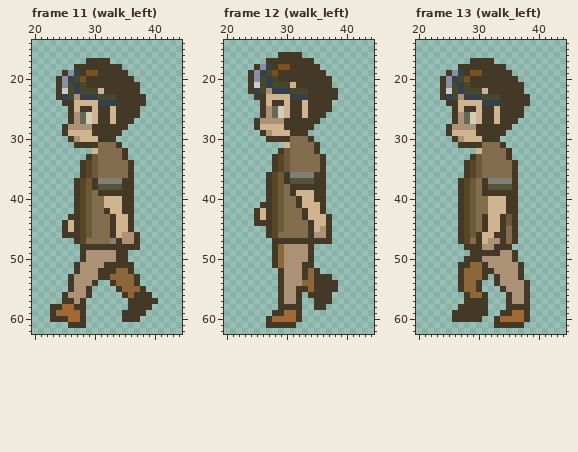
Edited in one commit: pixel-art file (Assets/Sprites/Ase/character.aseprite). The picture above was drawn from the file before the commit.
64x64 pixels, 65 frames. Shown: frame 11 (walk_left): x 20..44, y 14..62; frame 12 (walk_left): x 20..44, y 14..62; frame 13 (walk_left): x 20..44, y 14..62. The commit also changed other frames, which this record leaves out.
After the commit:
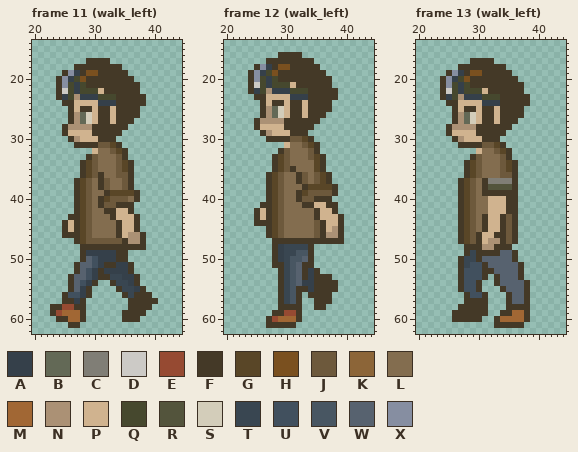
Palette (. is transparent): A #35404a  B #636956  C #807e76  D #cccac6  E #964a32  F #443927  G #594627  H #7a501f  J #6d593c  K #8c6538  L #836d4f  M #a16734  N #ab9175  P #d0b38f  Q #46482e  R #53543c  S #d3cdba  T #394651  U #41505e  V #485662  W #57626f  X #868ea1
From old to new:
--- frame 11 (walk_left)
@@ x 20..44 @@
 30 ......FNPPPFFF...........
-31 .......FFFFLLLF..........
-32 ..........PLLLLF.........
-33 .........FJLLLLF.........
-34 ........FGJLLLLLF........
-35 ........FGJLLLLLF........
-36 ........FGJLLLLLF........
-37 .......FGJFCCCCFF........
-38 .......FGJFRRRRFF........
-39 .......FGJLFFFFFF........
-40 .......FGJLLPPPFF........
-41 .......FGJLLPPPFF........
-42 .......FGJLLFPPFF........
-43 ......FFGJLLLFPPF........
-44 .....FPFGJLLLFPPF........
-45 .....FPFGJLLLFPPF........
-46 .....FFFGJLLLFPNNF.......
-47 .......FGLLLLCFNNF.......
-48 ........FFFFFFFFFF.......
-49 ........FNNNNNFF.........
-50 ........FNNNNNFF.........
-51 .......FNNNNFFFFF........
-52 .......FNNNFFFKKF........
-53 ......FNNNNFFKKKKF.......
-54 ......FNNNF..FKKKF.......
-55 ......FNNF....FKKKF......
-56 .....FNNNF.....FKFFF.....
-57 .....FFNF.......FFFFF....
-58 ...FFMMFF.......FFFF.....
-59 ...FMMMMF......FFFF......
-60 ...FFFMMF......FFF.......
-61 ......FFF................
+31 .......FFFFJJGF..........
+32 ..........PLLJGF.........
+33 .........FJLLLJF.........
+34 ........FGJLLLJGF........
+35 ........FGJLLLJGF........
+36 ........FGJFLLJJF........
+37 .......FGJLFJLLJF........
+38 .......FGJLFJLLJF........
+39 .......FGJLLFGGGGF.......
+40 .......FGJLFGJJJLF.......
+41 .......FGJLFJJFFF........
+42 .......FGJLLFFPPF........
+43 ......FFGJLLLFPPPF.......
+44 .....FPFGJLLLLFPPF.......
+45 .....FPFGJLLLLFPPF.......
+46 .....FFFGJLLLLFPNNF......
+47 .......FGJJJJJJFNNF......
+48 ........FFFFFFFFFFF......
+49 ........FAAAAAFF.........
+50 ........FWUAAAFF.........
+51 .......FWWUAFFAAF........
+52 .......FWUAFAAAAF........
+53 ......FWWUAFFTTAAF.......
+54 ......FWUAF..FTTAF.......
+55 ......FWAF....FTTAF......
+56 .....FUUAF.....FTFFF.....
+57 .....FFAF.......FFFFF....
+58 ...FFEEFF.......FFFF.....
+59 ...FEMMMF......FFFF......
+60 ....FFMMF......FFF.......
+61 ......FF.................
 62 .........................
--- frame 12 (walk_left)
@@ x 26..41 @@
 29 FNPPPFFF........
-30 .FFFFLLLF.......
-31 ....PLLLLF......
-32 ...FJLLLLF......
-33 ..FGJLLLLLF.....
-34 ..FGJLLLLLF.....
-35 ..FGJLLLLLF.....
-36 .FGJFCCCCFF.....
-37 .FGJFRRRRFF.....
-38 .FGJLFFFFFF.....
-39 .FGJLFPPPFF.....
-40 .FGJLLFPPFF.....
-41 FFGJLLFPPPF.....
-42 PFGJLLLFPPF.....
-43 PFGJLLLFPPPF....
-44 FFGJLLLLFPPF....
-45 .FGJLLLLFPNF....
-46 .FGLLLLLFNNF....
-47 ..FFFFFFFFFF....
-48 ..FKNNNNF.......
-49 ..FKNNNNF.......
-50 ..FKNNNNF.......
-51 ..FKNNNFF.......
-52 ...FNNNFKF......
-53 ...FNNNFKFFF....
-54 ...FNNNKKFFFF...
-55 ...FNNFFKFFFF...
-56 ...FNNF.FFFF....
-57 ...FNNF..FFF....
+30 .FFFFJJGF.......
+31 ....PLLJGF......
+32 ...FJLLLJF......
+33 ..FGJLLLJGF.....
+34 ..FGJLLLLGF.....
+35 ..FGJFLLLGF.....
+36 .FGJLLFJLJGF....
+37 .FGJLLFJLJGF....
+38 .FGJLLLFGGGGF...
+39 .FGJLLFGJJJJF...
+40 .FGJLLFJJFFF....
+41 FFGJLLLFFPPFF...
+42 PFGJLLLLLFPPF...
+43 PFGJLLLLLFPPPF..
+44 FFGJLLLLLJFPPF..
+45 .FGJLLLLLJFPNF..
+46 .FGJLLLLLJFNNF..
+47 ..FFFFFFFFFFFF..
+48 ..FATTTTF.......
+49 ..FATTVVF.......
+50 ..FATVVWF.......
+51 ..FFTVWFF.......
+52 ...FTVWFAF......
+53 ...FTVWFAFFF....
+54 ...FTVWAAFFFF...
+55 ...FTVFFAFFFF...
+56 ...FTVF.FFFF....
+57 ...FTVF..FFF....
 58 ...FFFF..FF.....
-59 ..FFMMF.........
-60 .FMMMMF.........
+59 ..FFEEF.........
+60 .FEMMMF.........
 61 .FFFFF..........
--- frame 13 (walk_left), layers "default/leg_left/back", "default/leg_right/front", "default/body"
@@ x 29..37 @@
 30 PPFFF....
-31 FFLLLF...
-32 .PLLLLF..
-33 FJLLLLF..
-34 GJLLLLLF.
-35 GJLLLLLF.
-36 GJLLLLLF.
+31 FFJJGF...
+32 .PLLJGF..
+33 FJLLLJF..
+34 GJLLLJGF.
+35 GJLLLJGF.
+36 GJLLLJJF.
 37 JLFCCCCF.
@@ x 25..39 @@
 44 ..FGJLFPPFJF...
-45 ..FGJLFPPFLF...
-46 ..FGJFPPFFLF...
-47 ..FGLFPNNFLF...
+45 ..FGJLFPPFJF...
+46 ..FGJFPPFFJF...
+47 ..FGJFPNNFJF...
 48 ...FFFNNFFF....
-49 ....FFFFFNNF...
-50 ...FFFNNNNNF...
-51 ..FFKKFNNNNNF..
-52 ..FKKKFFNNNNF..
-53 ..FKKKF.FNNNF..
-54 ..FKKF..FNNNNF.
-55 ..FKKF...FNNNF.
-56 ...FKKF...FNNF.
-57 ...FFFF...FNNF.
+49 ...FTFFFFWWF...
+50 ..FTTFWWWWWF...
+51 ..FTUUFWWWWWF..
+52 ..FUUUFFWWWWF..
+53 ..FUUUF.FWWWF..
+54 ..FUUF..FWWWWF.
+55 ..FUUF...FWWWF.
+56 ...FUUF...FWWF.
+57 ...FFFF...FWWF.
 58 ..FFFFF...FFFF.
